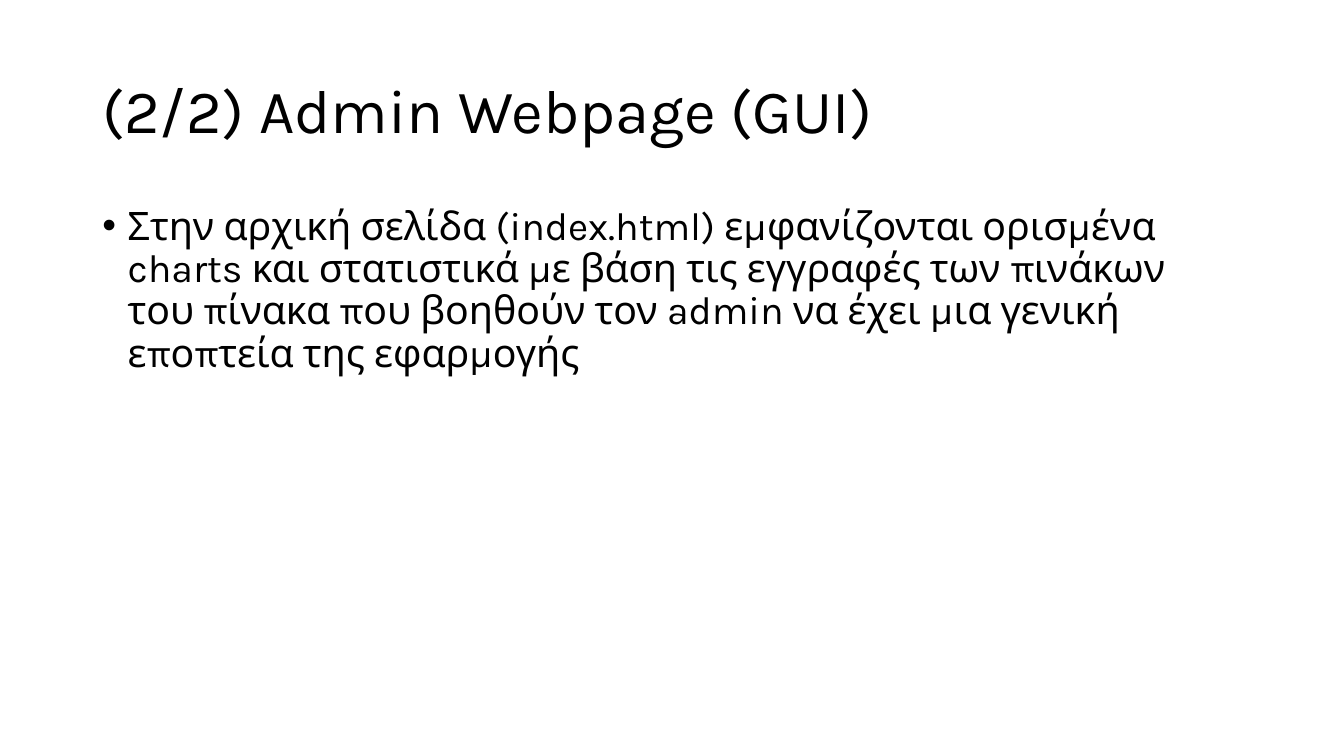
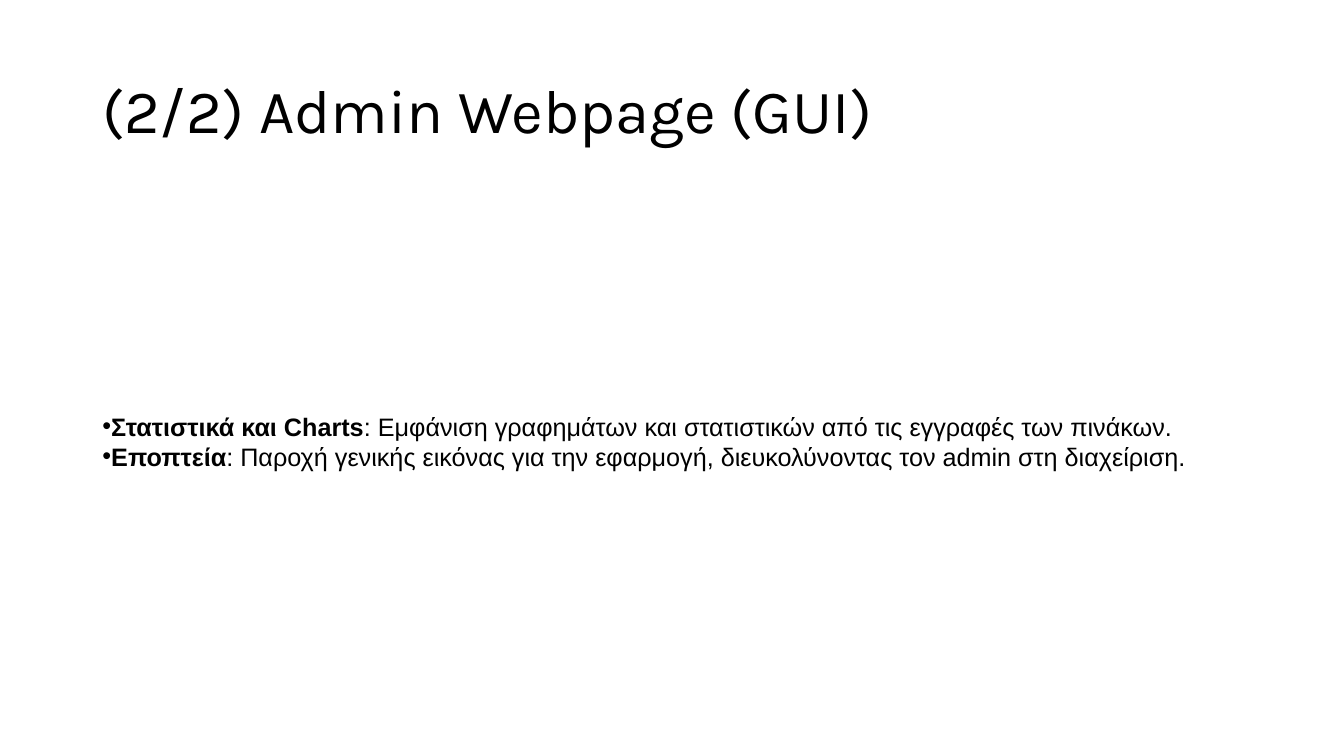
Before and after one commit to HOBBIEZ/ZDFinance, a slide deck: slide 6 of ΣΒΔ2 Παρουσίαση.pptx. Drawn at 1344x756 pixels with LibreOffice and Linux fonts; fonts in the diff are those of the drawing. Boxes give left, top, right and bottom in pixels: in the first picture for what was removed or moved away, otherwise in the second. Text is boxed around its words. In the diff, an @@ line names an element or a change of style, - is before the commit and + after.

```diff
--- a/ΣΒΔ2 Παρουσίαση.pptx
+++ b/ΣΒΔ2 Παρουσίαση.pptx
@@ text "Στατιστικά και Charts: Εμφάνιση γραφημάτων ..." at (x1=111, y1=417, x2=1186, y2=471): vertical alignment top to middle @@
@@ text at (x1=111, y1=417, x2=1186, y2=471): text changed; size 28 to 18 pt; font Karla to Arial @@
-• Στην αρχική σελίδα (index.html) εμφανίζονται ορισμένα charts και στατιστικά με βάση τις εγγραφές των πινάκων του πίνακα που βοηθούν τον admin να έχει μια γενική εποπτεία της εφαρμογής
+• Στατιστικά και Charts: Εμφάνιση γραφημάτων και στατιστικών από τις εγγραφές των πινάκων.
+• Εποπτεία: Παροχή γενικής εικόνας για την εφαρμογή, διευκολύνοντας τον admin στη διαχείριση.
```
Also in this commit, not shown: 4 other slides changed, 7 slides added, 2 slides removed.
